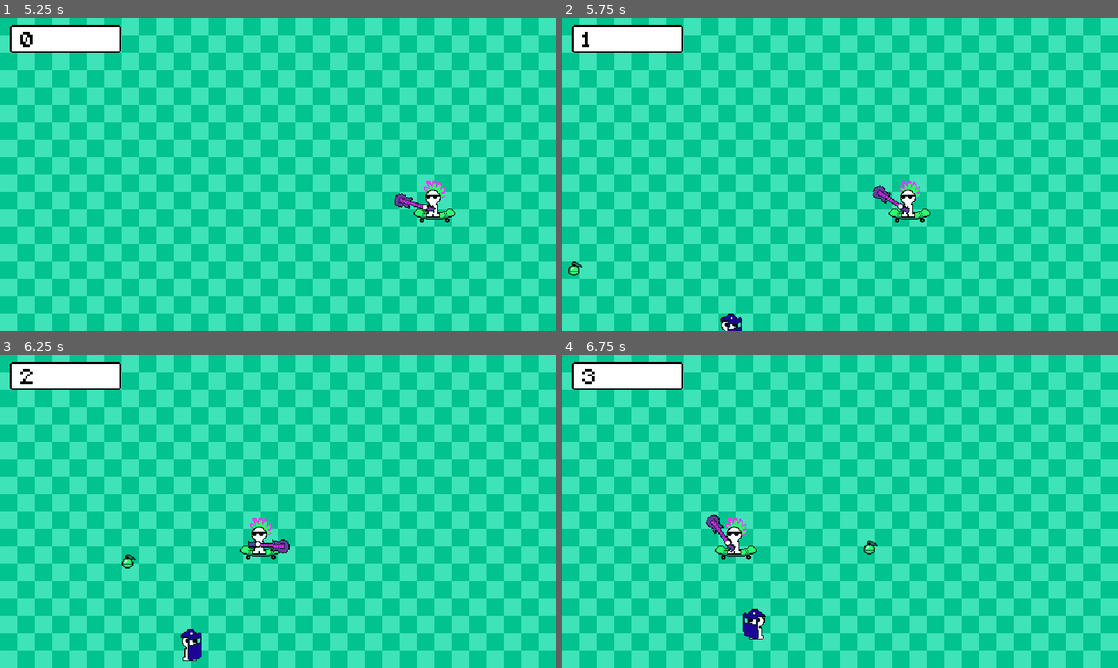
Above: before the commit, frames 1-4 (two rows, left to right).
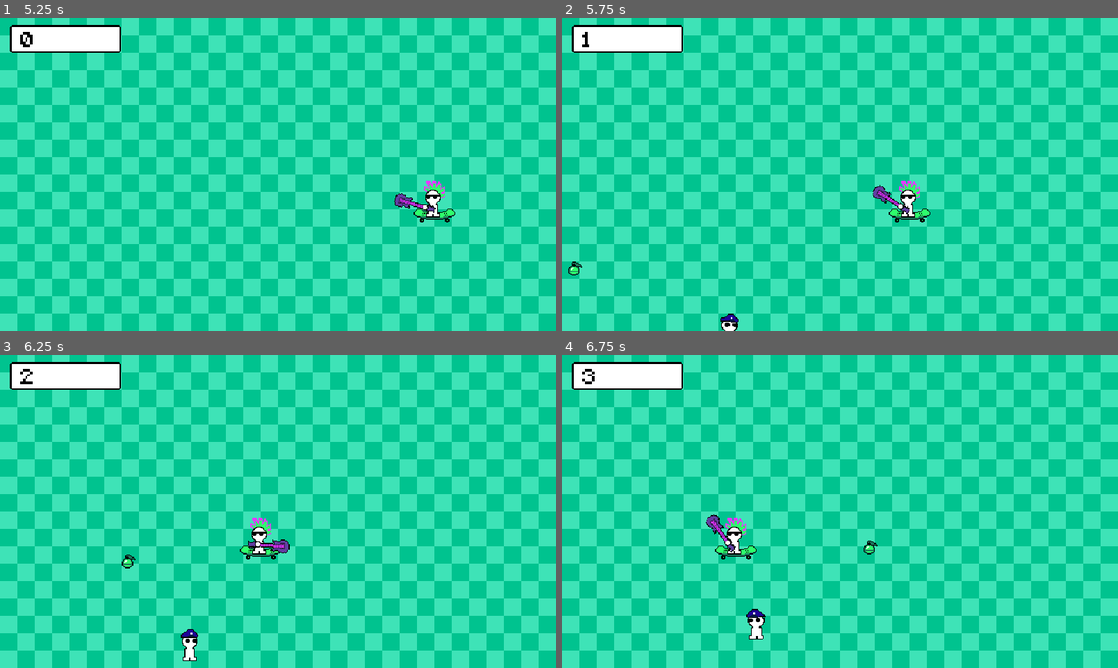
Above: after the commit, the same moments.

Repository: KyleTiley/PlayfulAnarchy
Game: Godot game, scene res://main.tscn
The game is run twice, just before and just after one commit, with the same random seed, the same clock (stepped at 60 frames per second) and the same inputs.
Inputs (mouse positions are in pixels of both pictures, inside the frame that each line leads up to):
- Up to frame 1 (5.25 s): click "START RIOT" at 0.5 s; move the mouse to (400, 158) at 1.27 s; hold D (right_input) 1.28-2.03 s; move the mouse to (166, 190) at 2.02 s; hold S (down_input) 2.03-2.78 s; move the mouse to (333, 105) at 2.77 s; hold D (right_input) 2.78-3.53 s; move the mouse to (250, 237) at 3.52 s; hold W (up_input) 3.53-4.25 s; click "RIOT AGAIN?" at 4.25 s; click "START RIOT" at 5 s
- Up to frame 2 (5.75 s): no input
- Up to frame 3 (6.25 s): move the mouse to (444, 558) at 5.77 s; hold A (left_input) from 5.78 s (still down)
- Up to frame 4 (6.75 s): keep holding A (left_input); move the mouse to (673, 464) at 6.52 s

Frame 1 is identical in both runs. In frame 2, less than 0.1% of the frame differs, in the area x 29-33%, y 95-100%; in frame 3, 0.2%; in frame 4, 0.2%, in the area x 32-36%, y 82-91%.

Commit message:
FInal changes

Diff:
--- a/Enemies/CopSpawner.gd
+++ b/Enemies/CopSpawner.gd
@@ -21,8 +21,8 @@
 		spawn_count += 1
 		var new_rand = random_number_generator(0, 100)
 		var new_cop
-		if new_rand < 80:
-			new_cop = riot_cop.instantiate()
+		if new_rand < 70:
+			new_cop = cop.instantiate()
 		else:
 			new_cop = riot_cop.instantiate()
 		get_parent().add_child(new_cop)
--- a/project.godot
+++ b/project.godot
@@ -12,7 +12,7 @@
 
 config/name="Wreck the Police"
 run/main_scene="res://main.tscn"
-config/features=PackedStringArray("4.1", "GL Compatibility")
+config/features=PackedStringArray("4.2", "GL Compatibility")
 config/icon="res://icon.svg"
 
 [autoload]
Not shown: 1 places in Enemies/cop.tscn that only renumber resources
Not shown: 1 places in Enemies/riotcop.tscn that only renumber resources
Not shown: 2 places in main.tscn that only renumber resources
